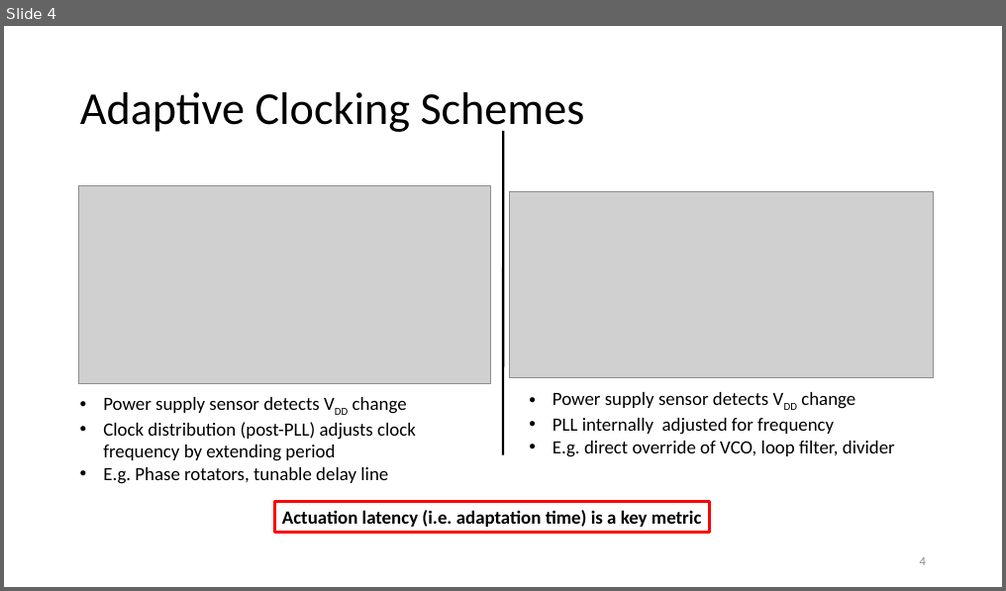
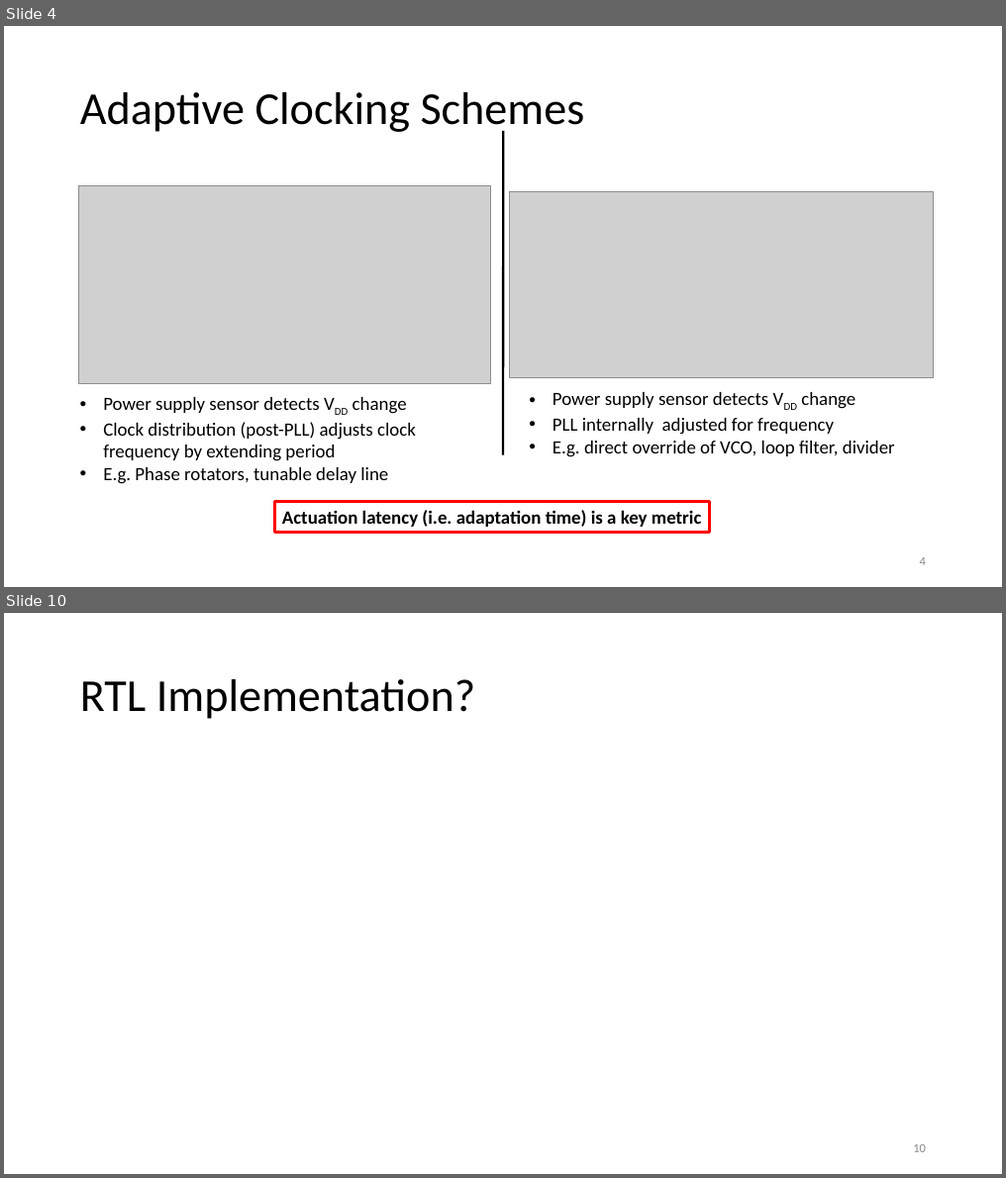
Before and after one commit to NotReallySynthPlls/FinalReport, a slide deck: Adaptive Clocking Techniques for SoC Supply Droop Response.pptx. Shown one above the other, each under a label of ours: slide 4 before the commit, slides 4 and 10 after it; the slides between them are not shown. The pictures are 1006x591 and 1006x1178 pixels, drawn with LibreOffice and Linux fonts; fonts in the diff are those of the drawing; grey boxes stand for pictures. Boxes give left, top, right and bottom in pixels: in the first picture for what was removed or moved away, otherwise in the second. Text is boxed around its words. In the diff, an @@ line names an element or a change of style, - is before the commit and + after.

```diff
--- a/Adaptive Clocking Techniques for SoC Supply Droop Response.pptx
+++ b/Adaptive Clocking Techniques for SoC Supply Droop Response.pptx
@@ slide 10 added at (4,613,1002,1174), background #FFFFFF @@
@@ title added at (80,679,475,719), 44 pt, text #000000 @@
+RTL Implementation?
@@ page number added at (913,1145,926,1153), 12 pt, text #8C8C8C @@
+10
```
Also in this commit, not shown: 2 slides changed, 6 other slides added, 5 slides removed, 1 other file.
